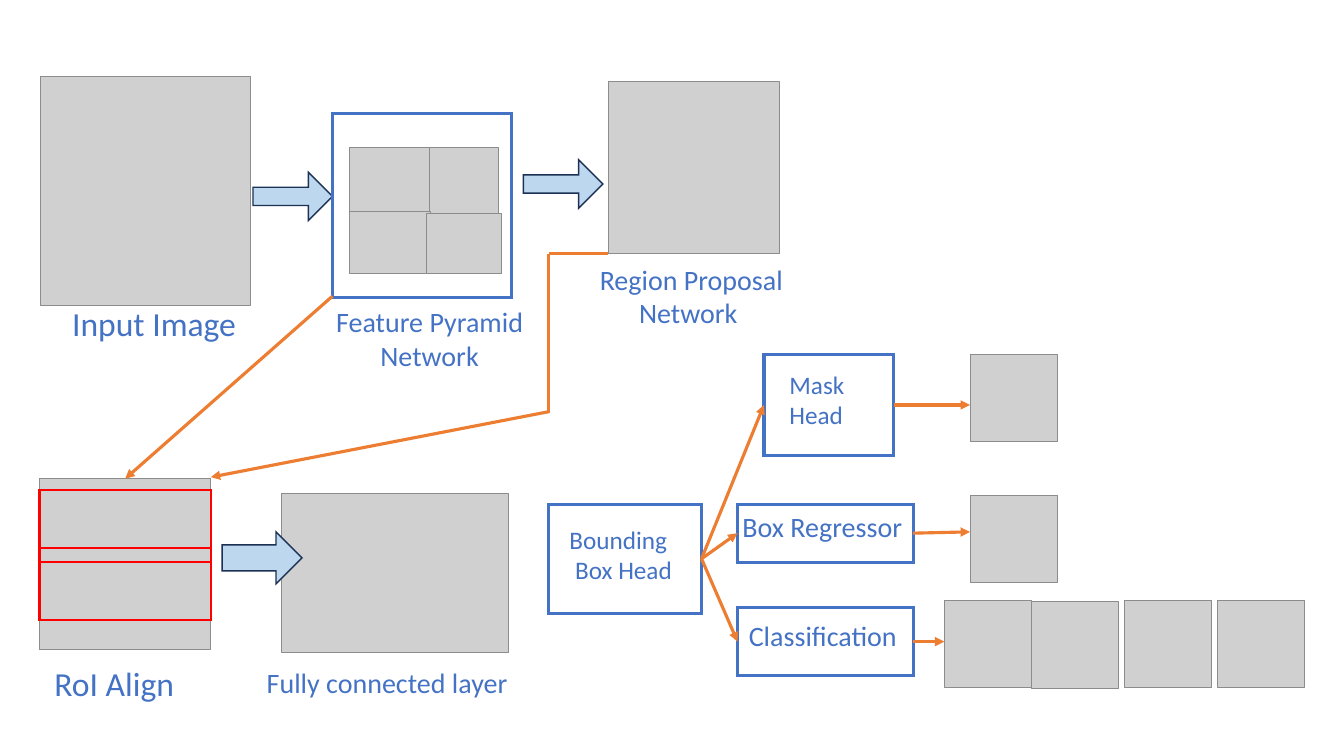
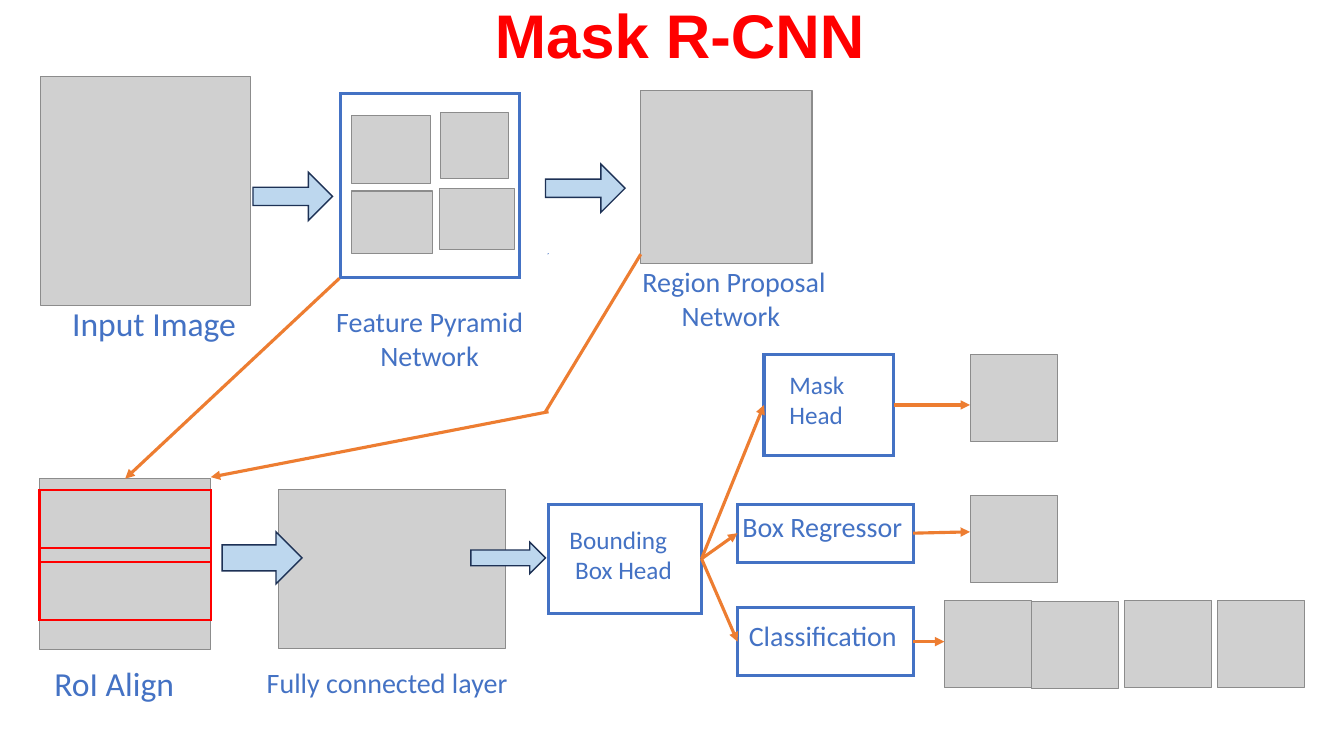
Before and after one commit to tdsmedium/Important-files-, a slide deck: slide 1 of maskrcnn.pptx. Drawn at 1344x756 pixels with LibreOffice and Linux fonts; fonts in the diff are those of the drawing; grey boxes stand for pictures. Boxes give left, top, right and bottom in pixels: in the first picture for what was removed or moved away, otherwise in the second. Text is boxed around its words. In the diff, an @@ line names an element or a change of style, - is before the commit and + after.

```diff
--- a/maskrcnn.pptx
+++ b/maskrcnn.pptx
@@ title added at (x1=495, y1=13, x2=864, y2=59), 44 pt, text #FF0000, bold @@
+Mask R-CNN
@@ rectangle moved from (x1=333, y1=113, x2=512, y2=297) to (x1=341, y1=94, x2=520, y2=278) @@
@@ picture moved from (x1=350, y1=147, x2=430, y2=216) to (x1=352, y1=115, x2=432, y2=184) @@
@@ picture moved from (x1=430, y1=147, x2=498, y2=213) to (x1=441, y1=113, x2=509, y2=178) @@
@@ picture moved from (x1=608, y1=82, x2=779, y2=254) to (x1=641, y1=91, x2=813, y2=263) @@
@@ right arrow moved from (x1=523, y1=160, x2=603, y2=209) to (x1=545, y1=164, x2=625, y2=213) @@
@@ picture moved from (x1=349, y1=212, x2=430, y2=274) to (x1=352, y1=192, x2=433, y2=254) @@
@@ picture moved from (x1=426, y1=214, x2=502, y2=274) to (x1=440, y1=189, x2=515, y2=249) @@
@@ line moved from (548, 254) - (548, 413) to (545, 411) - (641, 254) @@
@@ line added from (548, 253) to (547, 254), #4472C4 0.5 pt @@
@@ line removed from (608, 254) to (548, 254) @@
@@ text "Region Proposal Network" moved from (x1=600, y1=270, x2=783, y2=323) to (x1=642, y1=272, x2=826, y2=326) @@
@@ arrow moved from (333, 296) - (125, 479) to (340, 278) - (125, 479) @@
@@ picture moved from (x1=282, y1=494, x2=509, y2=653) to (x1=279, y1=490, x2=506, y2=649) @@
@@ right arrow added at (x1=471, y1=542, x2=545, y2=574), fill #BDD7EE, outline #1E3256 1 pt @@
```
Also in this commit, not shown: 1 other file.
